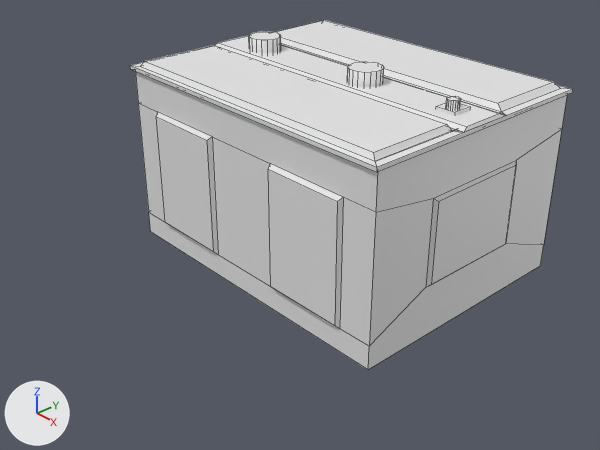
The Blender file Resources/WIP/SCR-522A.blend, before and after one commit.
Camera for both pictures: a 50 mm lens placed at (0.869, -0.51, 0.534), pointed at (0.226, 0.073, 0.073). Lighting does not change. The marker at lower left points along +X, +Y and +Z. Mesh edges are drawn as thin lines.

Names of what the first picture shows: 'SCR-522A'.
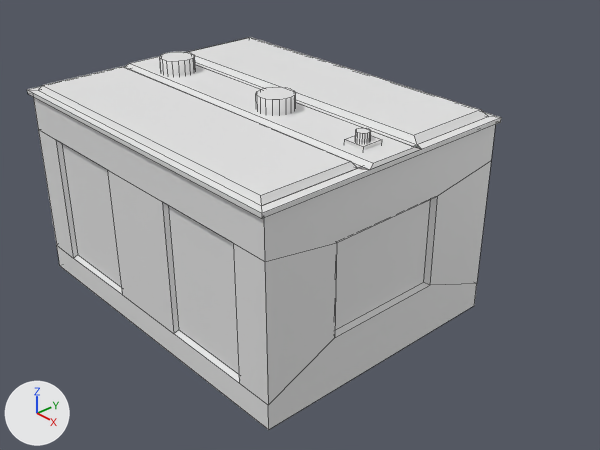
Changed parts and their boxes (x1, y1, x2, y2) in the pictures (600 x 450 px; the box of a moved part takes in the faces that stretch with it):
'SCR-522A', reshaped (7% wider, 12% taller)
    before: (130, 20, 573, 370)
    after: (27, 37, 501, 430)
part 1 of me_cube_001, moved or reshaped
    before: (436, 103, 470, 116)
    after: (344, 135, 382, 150)
part 2 of me_cube_001, moved or reshaped
    before: (249, 31, 281, 53)
    after: (160, 51, 195, 76)
part 3 of me_cube_001, moved or reshaped
    before: (446, 96, 461, 109)
    after: (355, 128, 371, 142)
part 4 of me_cube_001, moved or reshaped
    before: (347, 62, 384, 87)
    after: (256, 87, 296, 116)
part 5 of me_cube_001, moved or reshaped
    before: (426, 161, 516, 287)
    after: (335, 197, 437, 337)
part 6 of me_cube_001, moved or reshaped
    before: (134, 62, 144, 66)
    after: (29, 86, 41, 90)
part 7 of me_cube_001, moved or reshaped
    before: (130, 20, 573, 212)
    after: (27, 37, 501, 261)
part 8 of me_cube_001, moved or reshaped
    before: (138, 103, 165, 222)
    after: (38, 129, 73, 257)
part 9 of me_cube_001, moved or reshaped
    before: (149, 129, 562, 370)
    after: (57, 161, 491, 430)
part 10 of me_cube_001, moved or reshaped
    before: (156, 112, 343, 329)
    after: (56, 140, 239, 383)

Diff of the bpy script that builds the scene:
```diff
--- a/Resources/WIP/SCR-522A.blend.py
+++ b/Resources/WIP/SCR-522A.blend.py
@@ me_cube_001 @@
 # used by ob_scr_522a; location = (0.0, 0.0, 0.32)
-me_cube_001.from_pydata(...)  # 220 vertices, 156 faces; spans x 0.0..0.411, y -0.001..0.32, z -0.32..-0.069
+me_cube_001.from_pydata(...)  # 220 vertices, 156 faces; spans x 0.0..0.41, y -0.135..0.185, z -0.32..-0.069
+# me_cube_001 part 1: the loose piece of 8 vertices spanning x 0.356..0.381, y 0.146..0.171, z -0.107..-0.082 is moved by (0.0, -0.134, 0.0)
+# me_cube_001 part 2: the loose piece of 36 vertices spanning x 0.046..0.086, y 0.138..0.179, z -0.11..-0.069 is moved by (0.0, -0.134, 0.0)
+# me_cube_001 part 3: the loose piece of 36 vertices spanning x 0.361..0.376, y 0.151..0.165, z -0.088..-0.074 is moved by (0.0, -0.134, 0.0)
+# me_cube_001 part 4: the loose piece of 36 vertices spanning x 0.223..0.263, y 0.138..0.179, z -0.11..-0.069 is moved by (0.0, -0.134, 0.0)
+# me_cube_001 part 5: all 4 vertices in x 0.411, y 0.092..0.224, z -0.253..-0.154 are moved by (-0.009, -0.134, 0.0)
+# me_cube_001 part 6: 30 of the vertices in x 0.0..0.156, y -0.001..0.319, z -0.151..-0.083 are moved by (0.0, -0.134, 0.0)
+# me_cube_001 part 7: 30 of the vertices in x 0.256..0.41, y -0.001..0.319, z -0.151..-0.083 are moved by (0.0, -0.134, 0.0)
+# me_cube_001 part 8: 10 of the vertices in x 0.004..0.156, y 0.004..0.315, z -0.32..-0.256 are moved by (0.0, -0.134, 0.0)
+# me_cube_001 part 9: 10 of the vertices in x 0.256..0.407, y 0.004..0.315, z -0.32..-0.256 are moved by (0.0, -0.134, 0.0)
+# me_cube_001 part 10: all 8 vertices in x 0.049..0.362, y -0.001, z -0.286..-0.142 are moved by (0.0, -0.124, 0.0)
```
